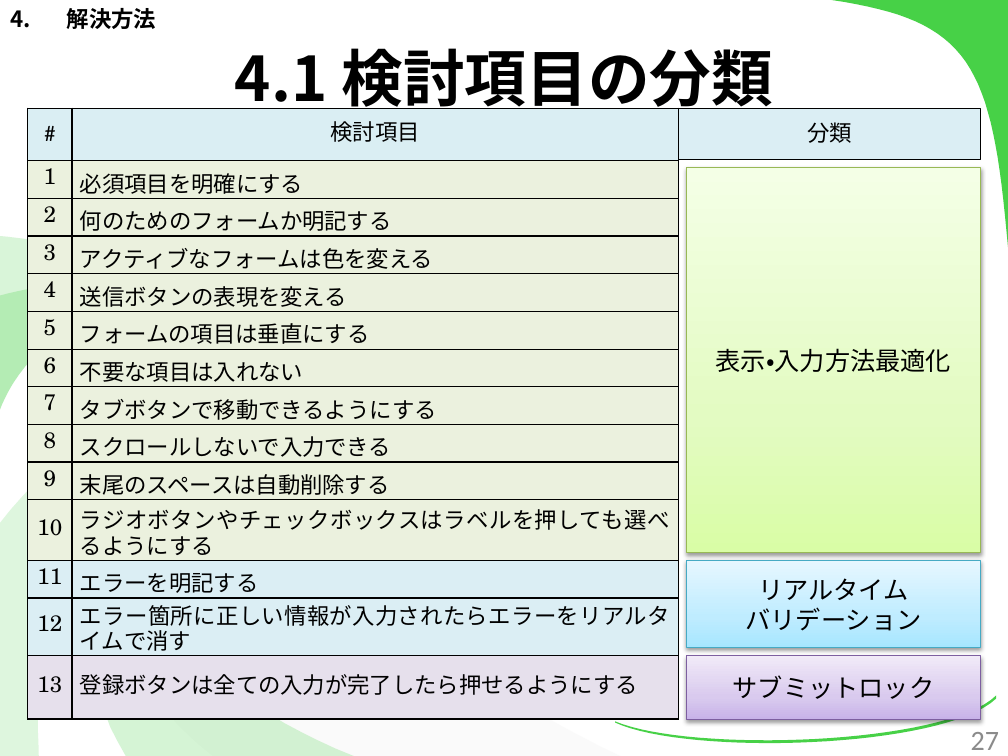
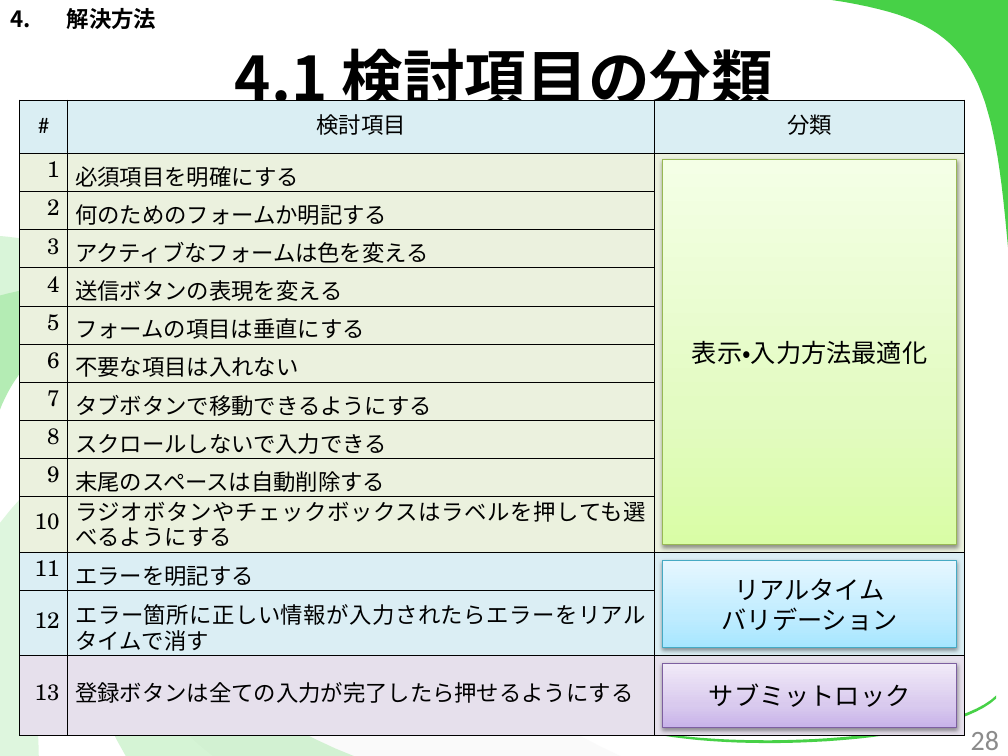
Before and after one commit to kotaro0717/Report-Management, a slide deck: slide 28 of PowerPoint/report_hokada.pptx (slide 27 before the commit). Drawn at 1008x756 pixels with LibreOffice and Linux fonts; fonts in the diff are those of the drawing. Boxes give left, top, right and bottom in pixels: in the first picture for what was removed or moved away, otherwise in the second. Text is boxed around its words. In the diff, an @@ line names an element or a change of style, - is before the commit and + after.

```diff
--- a/PowerPoint/report_hokada.pptx
+++ b/PowerPoint/report_hokada.pptx
@@ table at (x1=20, y1=100, x2=965, y2=736) @@
+column 3: 分類 |  |  |  |  |  |  |  |  |  |  |  |  | 
@@ table resized from (x1=28, y1=108, x2=679, y2=719) to (x1=20, y1=100, x2=965, y2=736) @@
@@ rectangle removed at (x1=678, y1=108, x2=980, y2=159) @@
-分類
@@ rectangle "表示・入力方法最適化" moved from (x1=686, y1=167, x2=980, y2=552) to (x1=662, y1=159, x2=956, y2=544) @@
@@ rectangle "リアルタイム" moved from (x1=686, y1=560, x2=980, y2=648) to (x1=662, y1=560, x2=956, y2=648) @@
@@ rectangle "サブミットロック" moved from (x1=686, y1=656, x2=980, y2=720) to (x1=662, y1=663, x2=956, y2=727) @@
@@ page number at (x1=971, y1=731, x2=999, y2=750): text changed @@
-27
+28
```
Also in this commit, not shown: 24 other slides changed, 4 slides added.
